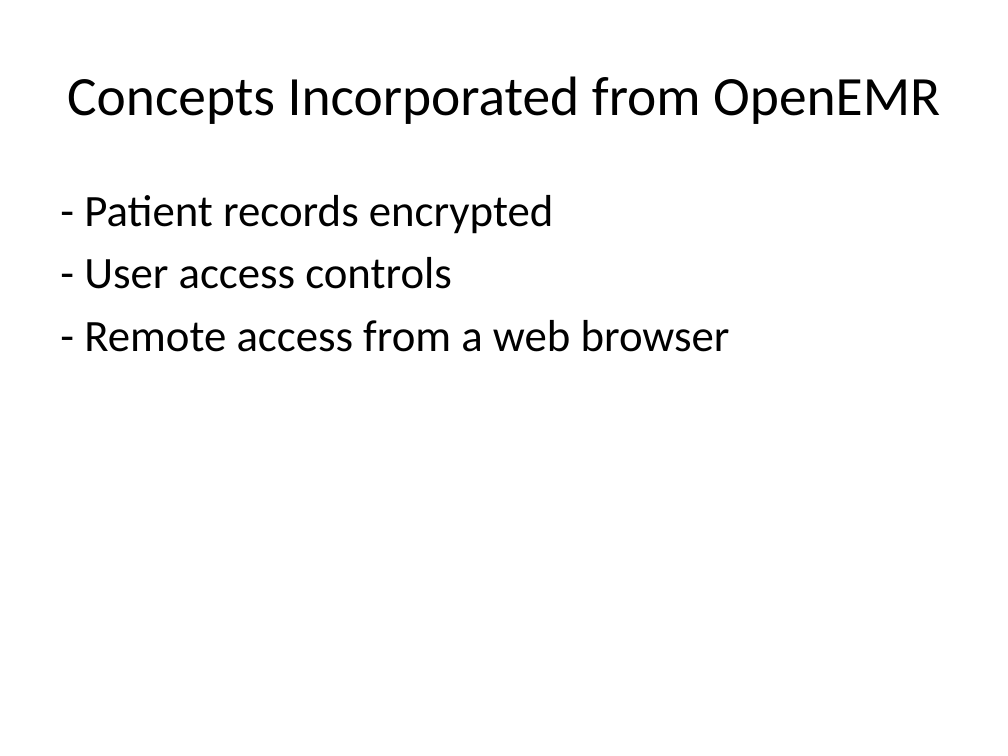
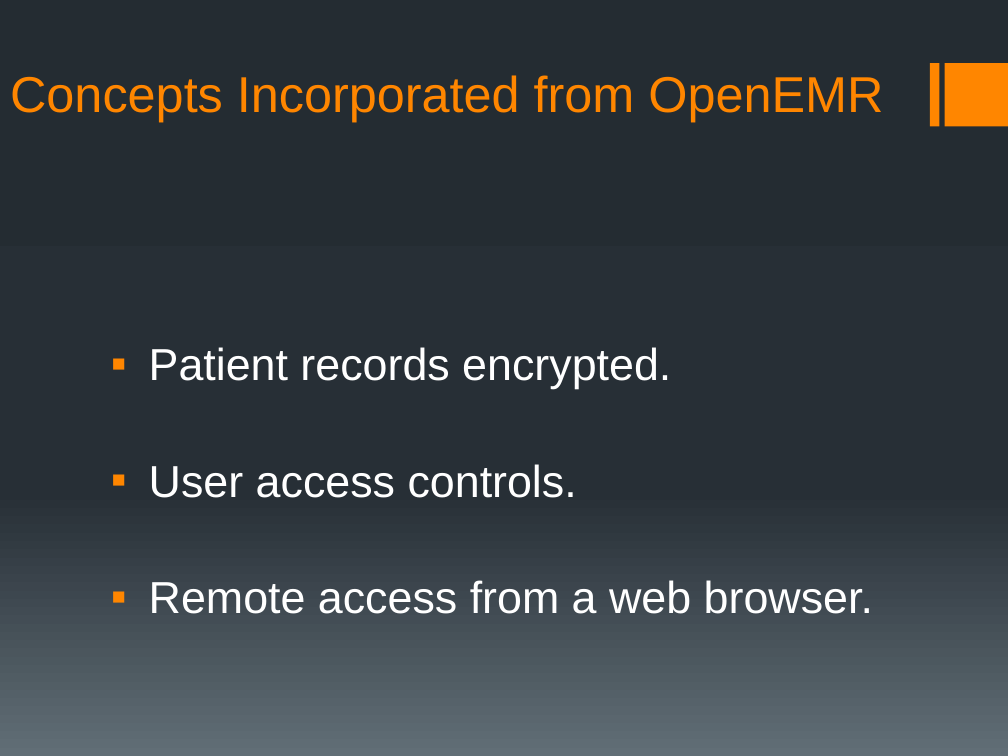
Before and after one commit to rmkane/semrs, a slide deck: slide 6 of MidTerm/Midterm_presentation_SEMRS.pptx. Drawn at 1008x756 pixels with LibreOffice and Linux fonts; fonts in the diff are those of the drawing. Boxes give left, top, right and bottom in pixels: in the first picture for what was removed or moved away, otherwise in the second. Text is boxed around its words. In the diff, an @@ line names an element or a change of style, - is before the commit and + after.

```diff
--- a/MidTerm/Midterm_presentation_SEMRS.pptx
+++ b/MidTerm/Midterm_presentation_SEMRS.pptx
@@ background #FFFFFF to gradient #242C33 to #273037 to #636D76 @@
@@ title "Concepts Incorporated from OpenEMR": place and size @@
-title "Concepts Incorporated from OpenEMR" at (67, 76, 940, 124)
+title "Concepts Incorporated from OpenEMR" at (10, 75, 883, 121)
@@ title "Concepts Incorporated from OpenEMR" at (10, 75, 883, 121): size 39.6 to 36 pt, font Calibri to Arial, text colour #000000 to #FF8600; alignment centre to left; vertical alignment middle to bottom @@
@@ rectangle added at (929, 64, 938, 127), fill #FF8600 @@
@@ rectangle added at (944, 64, 1008, 127), fill #FF8600 @@
@@ text at (149, 347, 873, 614): text changed; font Calibri to Arial; text colour #000000 to #FFFFFF @@
-- Patient records encrypted
-- User access controls
-- Remote access from a web browser
+▪ Patient records encrypted.
+▪ User access controls.
+▪ Remote access from a web browser.
```
Also in this commit, not shown: 8 other slides changed, 1 other file.
